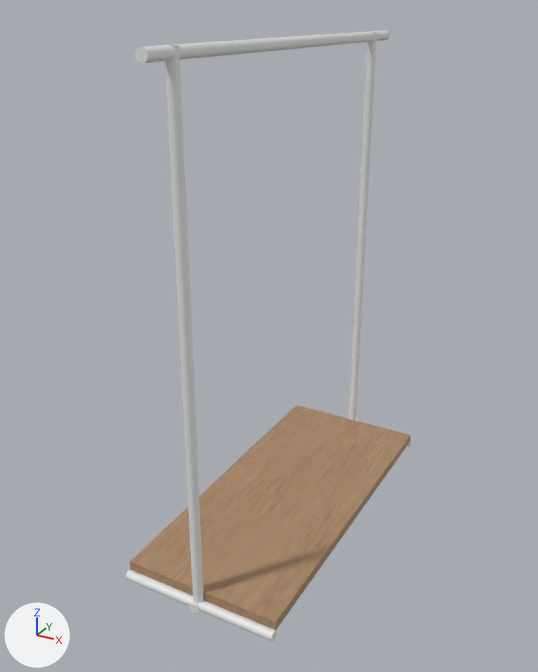
Renders of the glTF model fixture/sidehanging.glb from each side of a commit.
The view is the same before and after, from a 50 mm camera at (0.796, -2.019, 1.275) aimed at (-0.035, -0.509, 0.519). Lighting does not change. The marker at lower left points along +X, +Y and +Z. The picture after the commit comes second. Where no turn or scale is listed for an object, it has been applied to the vertices.
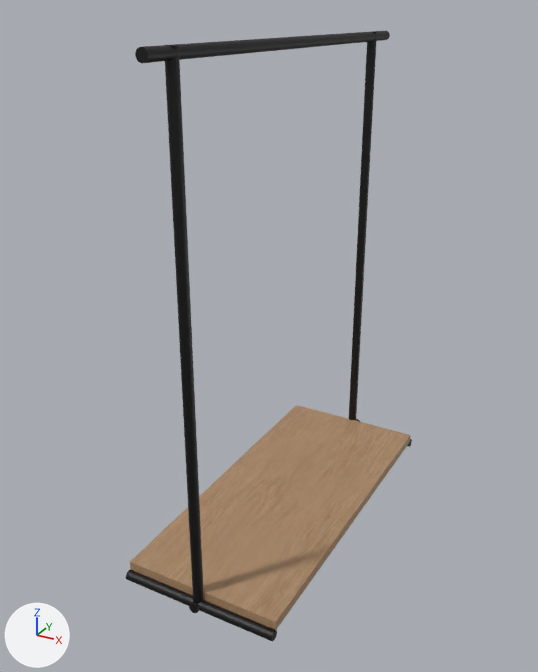
Location of each change, (x1, y1, x2, y2) in pixels of the pictures (538 x 672 px):
'Cylinder.003', recoloured (white to black)
    both: (165, 45, 204, 603)
'Cylinder.005', recoloured (white to black)
    both: (135, 31, 390, 63)
'Cylinder.002', recoloured (white to black)
    both: (349, 32, 377, 421)
'Cylinder.001', recoloured (white to black)
    both: (126, 570, 277, 642)
'Cylinder.004', recoloured
    both: (189, 419, 360, 613)
'Cylinder', recoloured
    both: (407, 439, 412, 447)

Diff of the bpy script that builds the scene:
```diff
--- a/fixture/sidehanging.glb.py
+++ b/fixture/sidehanging.glb.py
@@ mat_material_002 @@
+mat_material_002 = principled_material('Material.002')
+mat_material_002.base_color = (0.0, 0.0, 0.0)  # black #000000
@@ mat_material_001 @@
+mat_material_001 = principled_material('Material.001')
+mat_material_001.base_color = (0.0, 0.0, 0.0)  # black #000000
@@ mat_material_003 @@
+mat_material_003 = principled_material('Material.003')
+mat_material_003.base_color = (0.0, 0.0, 0.0)  # black #000000
@@ me_cylinder @@
 me_cylinder.from_pydata(...)  # 64 vertices, 124 faces; spans x -1.0..1.0, y -1.0..1.0, z -1.0..1.0
+me_cylinder.materials.append(mat_material_003)  # black #000000
@@ me_cylinder_001 @@
 me_cylinder_001.from_pydata(...)  # 64 vertices, 124 faces; spans x -1.0..1.0, y -1.0..1.0, z -1.0..1.0
+me_cylinder_001.materials.append(mat_material_001)  # black #000000
@@ me_cylinder_002 @@
 me_cylinder_002.from_pydata(...)  # 64 vertices, 124 faces; spans x -1.0..1.0, y -1.0..1.0, z -1.0..1.0
+me_cylinder_002.materials.append(mat_material_002)  # black #000000
```
